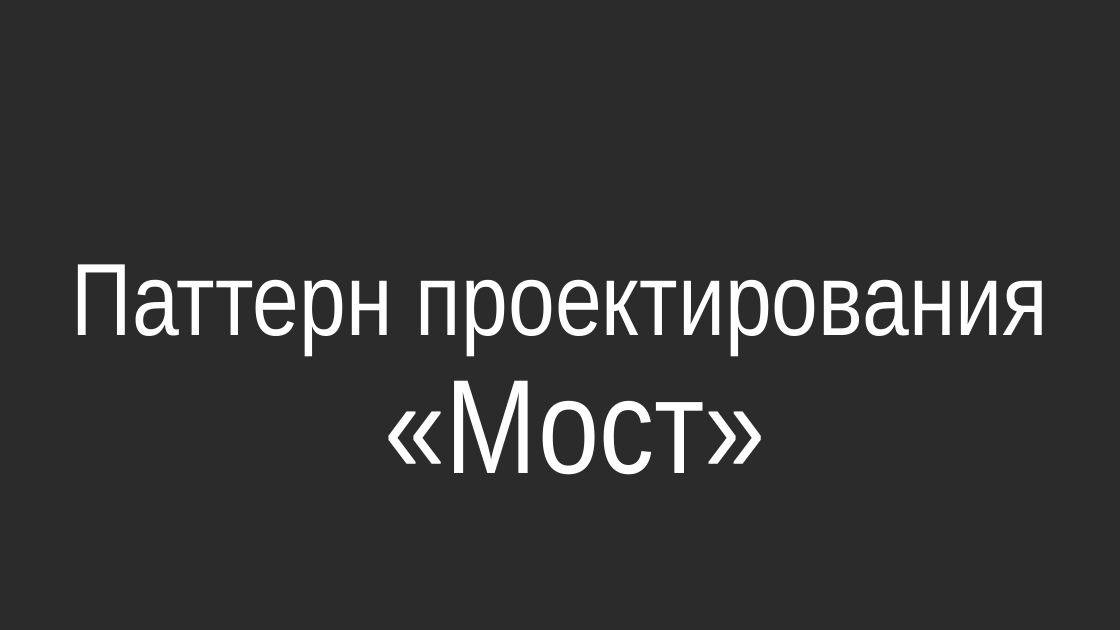
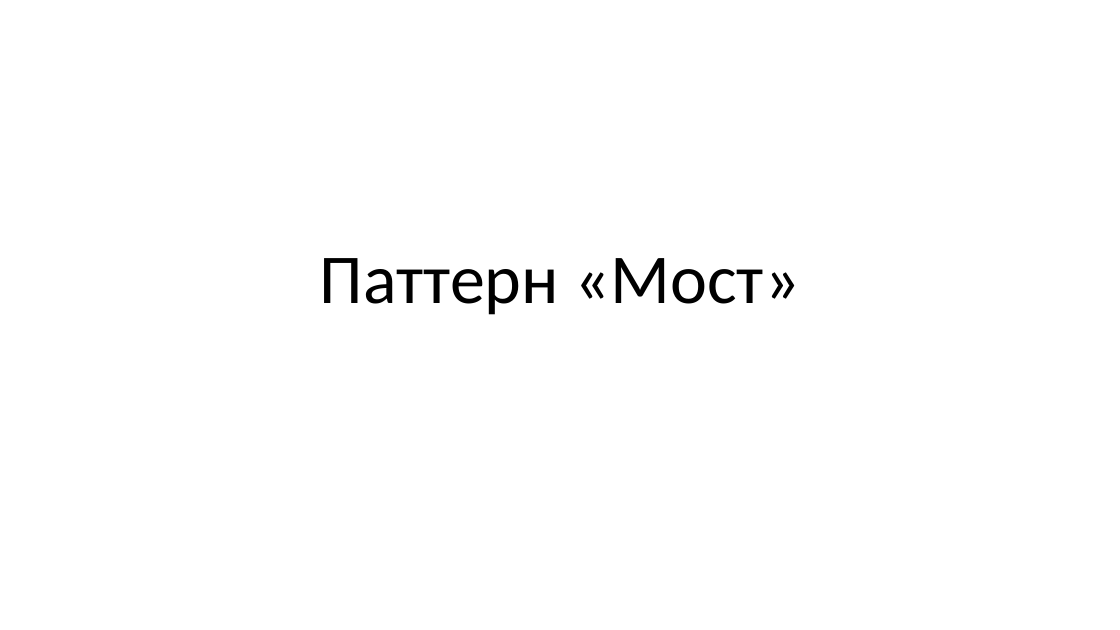
Before and after one commit to alexey-malov/ood, a slide deck: slide 1 of lectures/19.bridge/bridge.pptx. Drawn at 1120x630 pixels with LibreOffice and Linux fonts; fonts in the diff are those of the drawing; background and template pictures are left out; a plain dark background stands for a picture behind light text. Boxes give left, top, right and bottom in pixels: in the first picture for what was removed or moved away, otherwise in the second. Text is boxed around its words. In the diff, an @@ line names an element or a change of style, - is before the commit and + after.

```diff
--- a/lectures/19.bridge/bridge.pptx
+++ b/lectures/19.bridge/bridge.pptx
@@ background picture (left out) to #FFFFFF @@
@@ title at (x1=320, y1=258, x2=800, y2=315): text changed; size 88 to 60 pt; font Arial Narrow to Calibri; text colour #FFFFFF to #000000 @@
-Паттерн проектирования
-«Мост»
+Паттерн «Мост»
```
Also in this commit, not shown: 2 slides removed, 2 other files.
